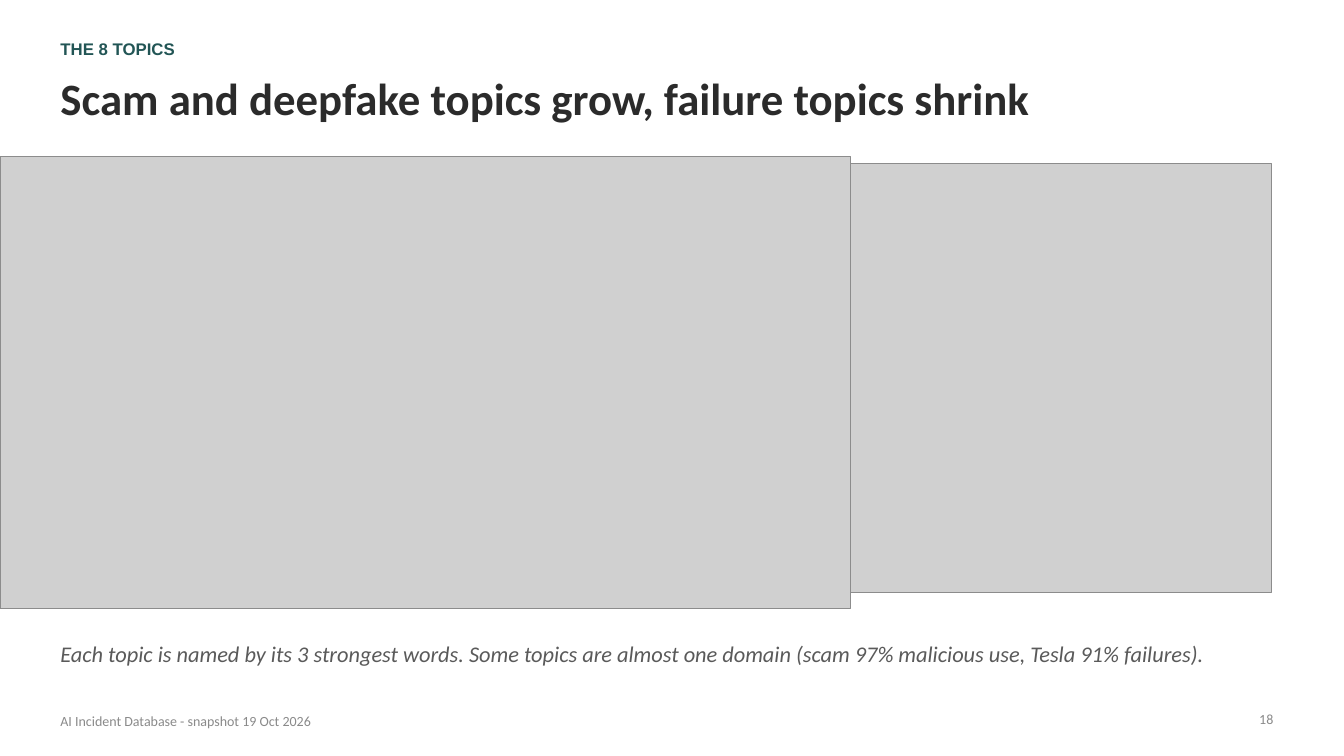
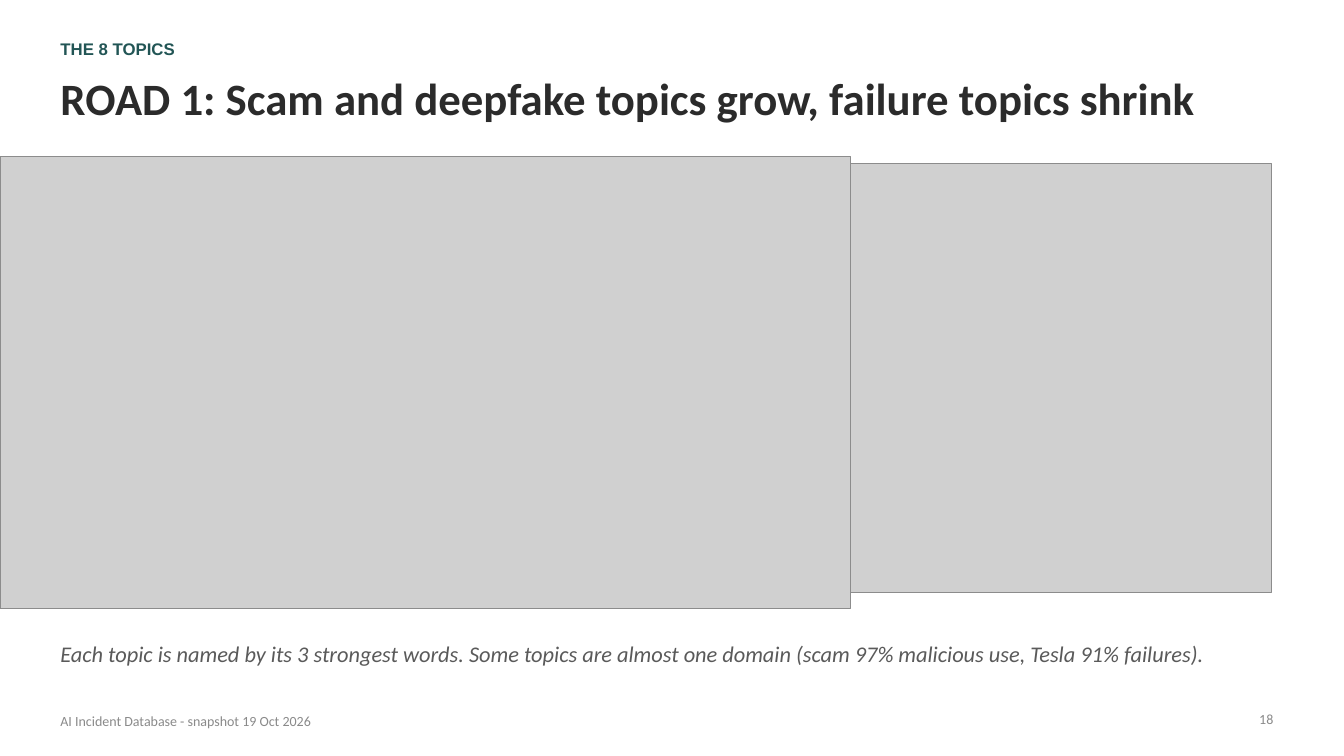
Before and after one commit to nnamyslowska/ai-incidents-analysis, a slide deck: slide 18 of From AI that breaks to AI that is weaponized - AIID.pptx. Drawn at 1344x756 pixels with LibreOffice and Linux fonts; fonts in the diff are those of the drawing; grey boxes stand for pictures. Boxes give left, top, right and bottom in pixels: in the first picture for what was removed or moved away, otherwise in the second. Text is boxed around its words. In the diff, an @@ line names an element or a change of style, - is before the commit and + after.

Commit message:
Added changes to slide titles

```diff
--- a/From AI that breaks to AI that is weaponized - AIID.pptx
+++ b/From AI that breaks to AI that is weaponized - AIID.pptx
@@ title at box(60, 83, 1194, 123): text changed @@
-Scam and deepfake topics grow, failure topics shrink
+ROAD 1: Scam and deepfake topics grow, failure topics shrink
```
Also in this commit, not shown: 10 other slides changed, 1 other file.
